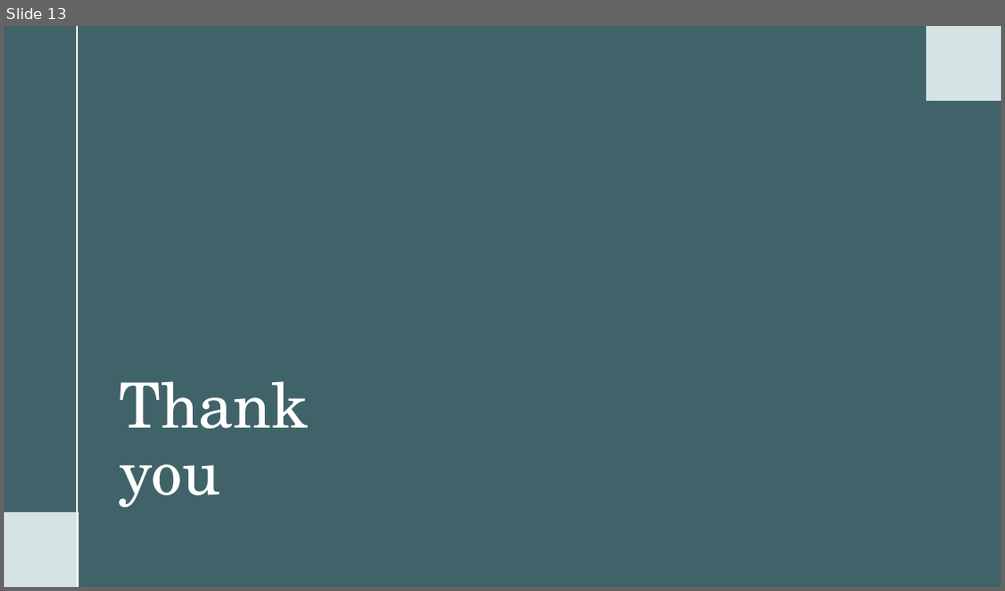
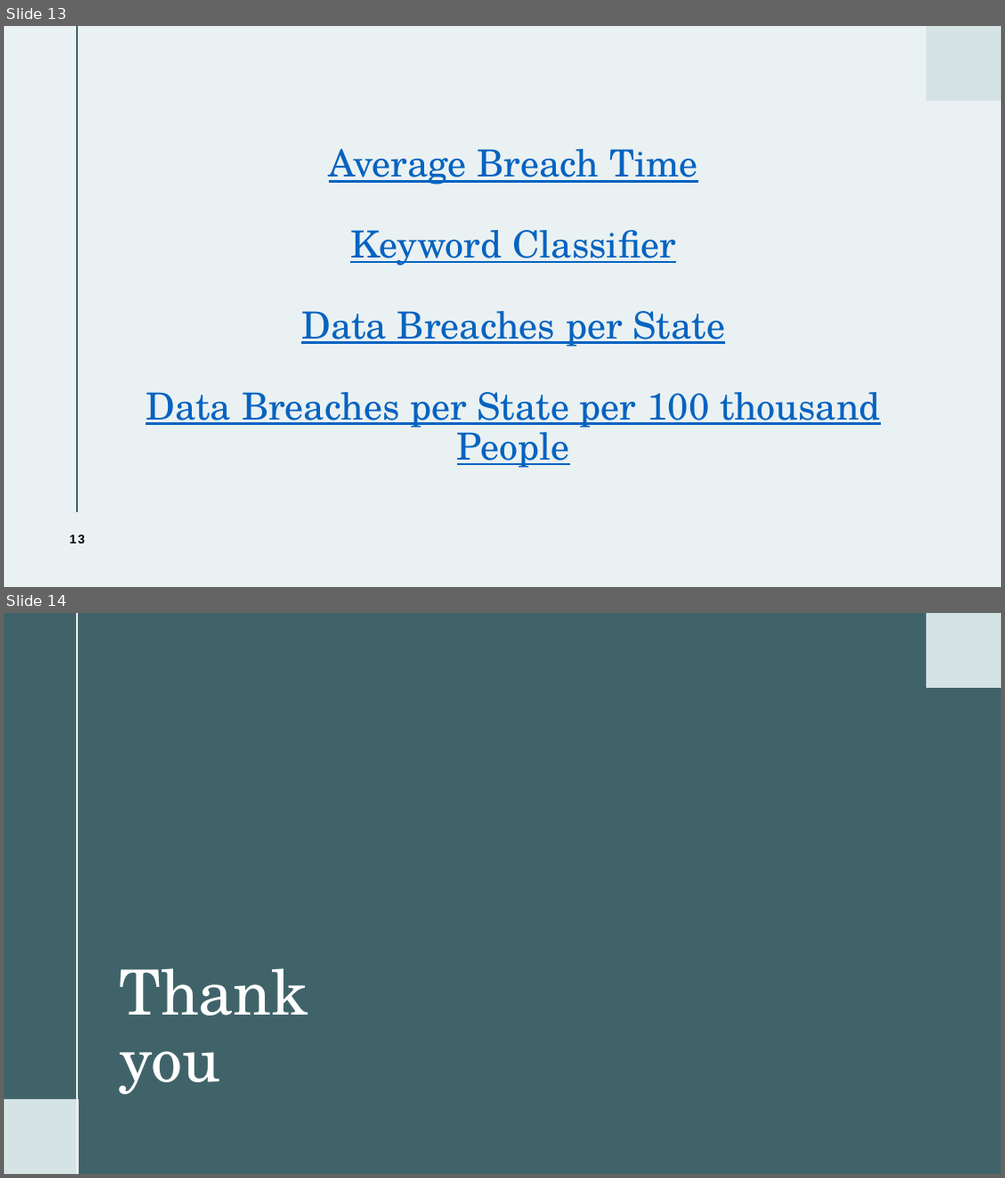
Before and after one commit to wjarosz0001/CIT-4105-DE1, a slide deck: CIT-4105-DE1 Powerpoint.pptm. Shown one above the other, each under a label of ours: slide 13 before the commit, slides 13 and 14 after it. The pictures are 1005x591 and 1005x1178 pixels, drawn with LibreOffice and Linux fonts; fonts in the diff are those of the drawing. Boxes give left, top, right and bottom in pixels: in the first picture for what was removed or moved away, otherwise in the second. Text is boxed around its words. In the diff, an @@ line names an element or a change of style, - is before the commit and + after.

```diff
--- a/CIT-4105-DE1 Powerpoint.pptm
+++ b/CIT-4105-DE1 Powerpoint.pptm
@@ slide 13 added at (x1=4, y1=26, x2=1001, y2=587), background #EAF1F2; not listed: 1 template element that a slide beside it also shows @@
@@ line added from (77, 26) to (77, 512), #40636A 1.5 pt @@
@@ title added at (x1=146, y1=149, x2=881, y2=467), 36 pt, text #0563C1, underline @@
+Average Breach Time
+Keyword Classifier
+Data Breaches per State
+Data Breaches per State per 100 thousand People
@@ page number added at (x1=70, y1=534, x2=85, y2=543), 12 pt, text #000000, bold @@
+13
@@ what was slide 13 is now slide 14 @@
```
Also in this commit, not shown: 1 slide changed.
